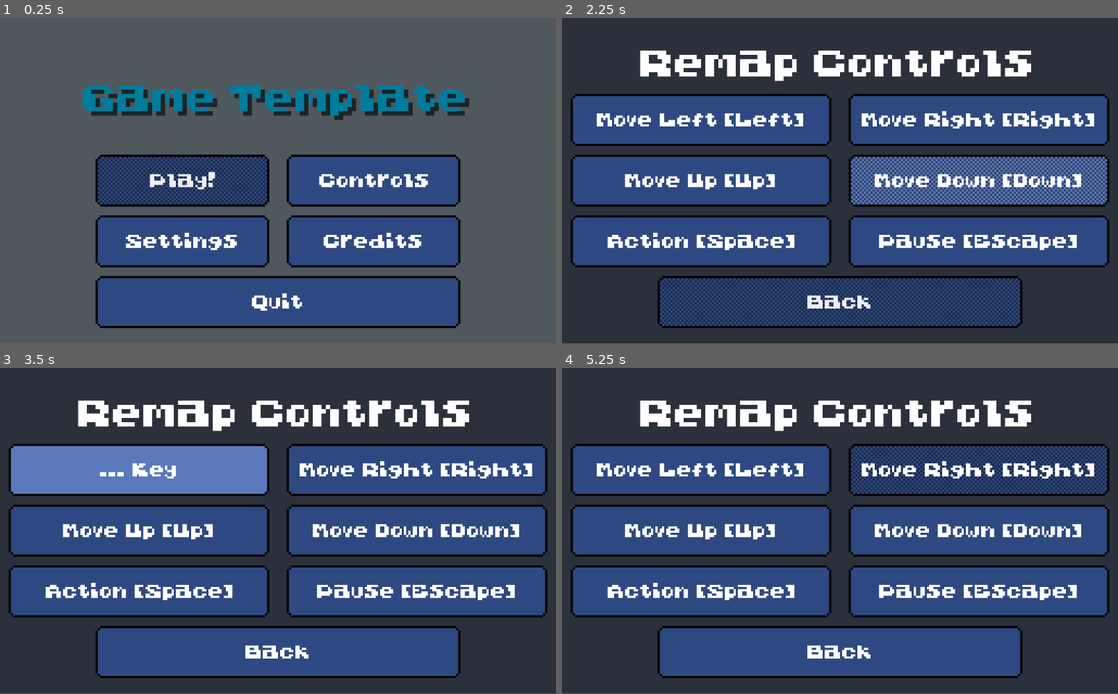
Above: before the commit, frames 1-4 (two rows, left to right).
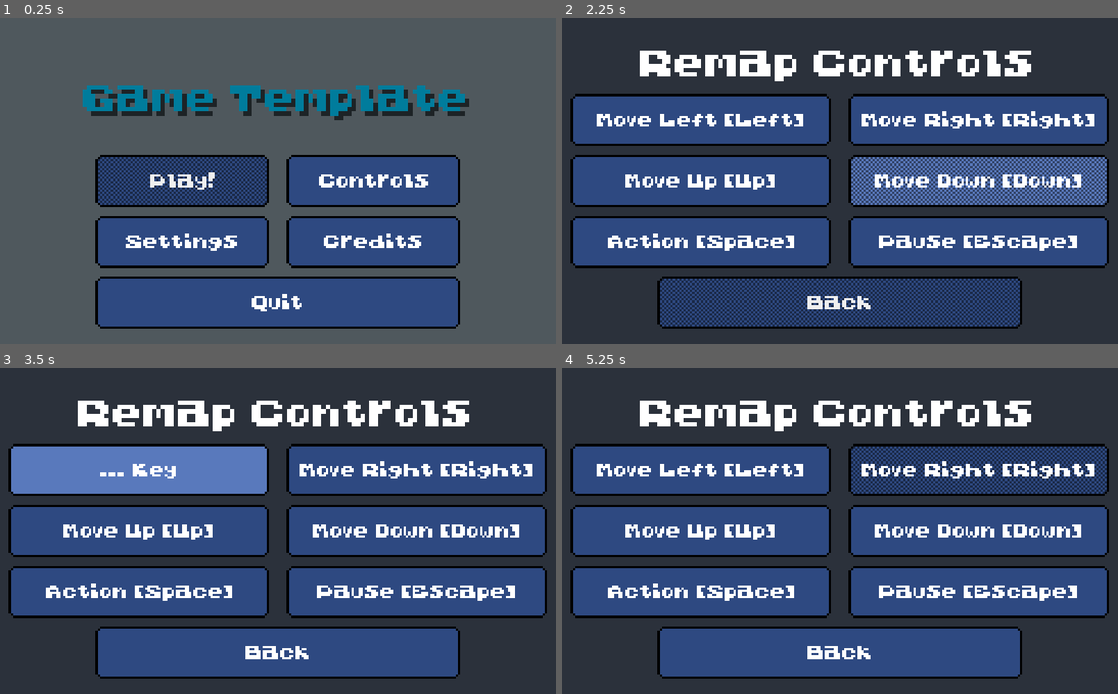
Above: after the commit, the same moments.

Repository: matt-cles/godot-game-template
Game: Godot game, scene res://scenes/Main.tscn
The game is run twice, just before and just after one commit, with the same random seed, the same clock (stepped at 60 frames per second) and the same inputs.
Inputs:
- Up to frame 1 (0.25 s): no input
- Up to frame 2 (2.25 s): click "Play!" at 0.5 s; click "Play!" at 1.25 s; click "Controls" at 2 s
- Up to frame 3 (3.5 s): click "Move Left [Left]" at 2.75 s
- Up to frame 4 (5.25 s): click "... Key" at 3.5 s; click "Move Right [Right]" at 4.25 s; click "... Key" at 5 s
In our replay, the window is 800x468 before the commit and 800x469 after it. These sizes can differ from the game's own. Grey fills any space a smaller window leaves; there, only what the larger window draws over its background counts as a difference.

The runs differ from the first frame. In frame 1, 3.6% of the frame differs, in the area x 16-85%, y 20-96%; in frame 2, 9.2%, in the area x 1-99%, y 10-96%; in frame 3, 4.7%; in frame 4, 5.6%.

Commit message:
fix 2d stretch mode

Diff:
--- a/game/project.godot
+++ b/game/project.godot
@@ -35,6 +35,10 @@
 Settings="*res://scripts/singleton_class_scripts/Settings.gd"
 Events="*res://scripts/singleton_class_scripts/Events.gd"
 
+[display]
+
+window/stretch/mode="2d"
+
 [importer_defaults]
 
 texture={
@@ -61,3 +65,7 @@
 [physics]
 
 common/enable_pause_aware_picking=true
+
+[rendering]
+
+quality/dynamic_fonts/use_oversampling=false
